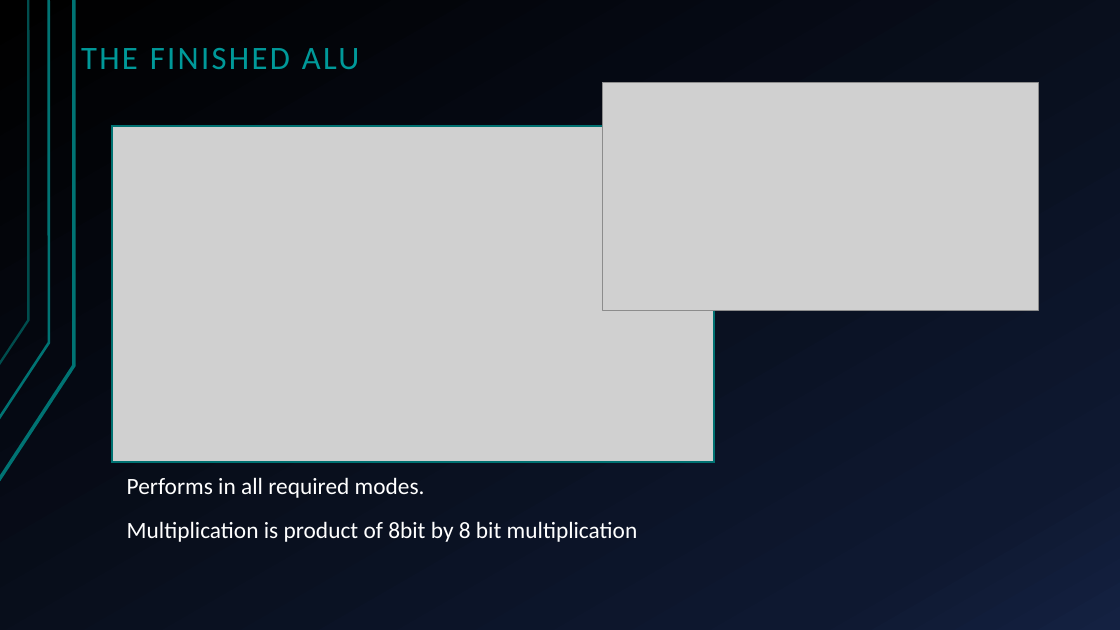
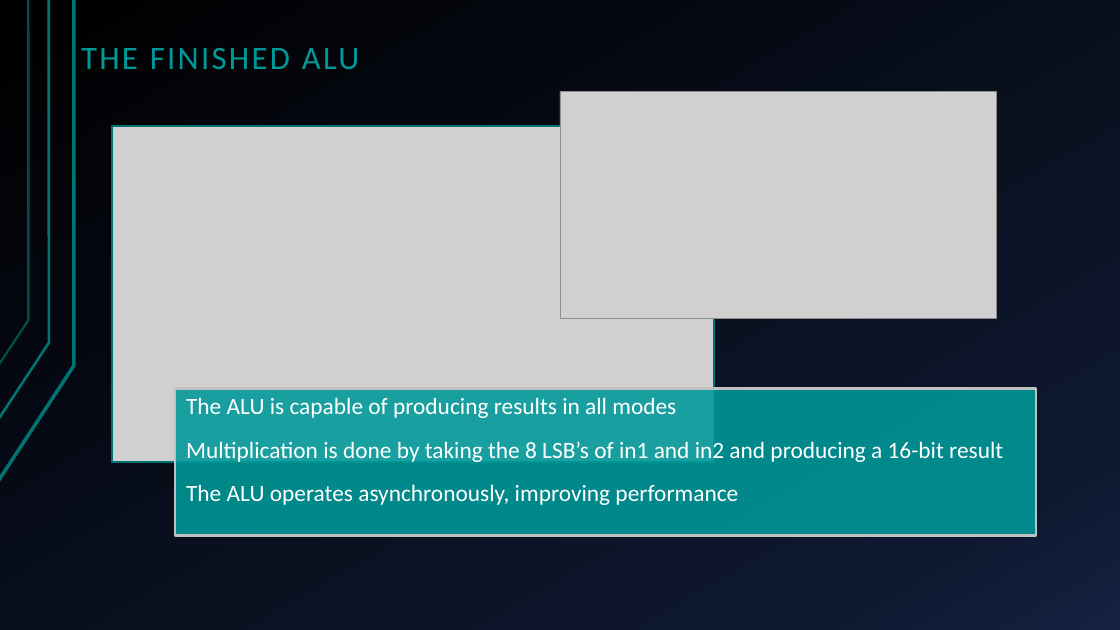
Before and after one commit to HansSanitizer/CENG-450-Project, a slide deck: slide 4 of Documentation/Long-Mann 16-Bit RISC Processor.pptx. Drawn at 1120x630 pixels with LibreOffice and Linux fonts; fonts in the diff are those of the drawing; grey boxes stand for pictures. Boxes give left, top, right and bottom in pixels: in the first picture for what was removed or moved away, otherwise in the second. Text is boxed around its words. In the diff, an @@ line names an element or a change of style, - is before the commit and + after.

```diff
--- a/Documentation/Long-Mann 16-Bit RISC Processor.pptx
+++ b/Documentation/Long-Mann 16-Bit RISC Processor.pptx
@@ picture: place and size @@
-picture at bbox=[602, 82, 1038, 310]
+picture at bbox=[560, 91, 996, 318]
@@ text added at bbox=[175, 388, 1036, 535], fill #009999 at 88% opacity, outline #C0C0C0 2 pt, 20 pt, text #FFFFFF @@
+The ALU is capable of producing results in all modes
+Multiplication is done by taking the 8 LSB’s of in1 and in2 and producing a 16-bit result
+The ALU operates asynchronously, improving performance
@@ text removed at bbox=[127, 477, 638, 542] @@
-Performs in all required modes.
-Multiplication is product of 8bit by 8 bit multiplication
```
Also in this commit, not shown: 3 other slides changed, 14 slides added, 1 slide removed.
